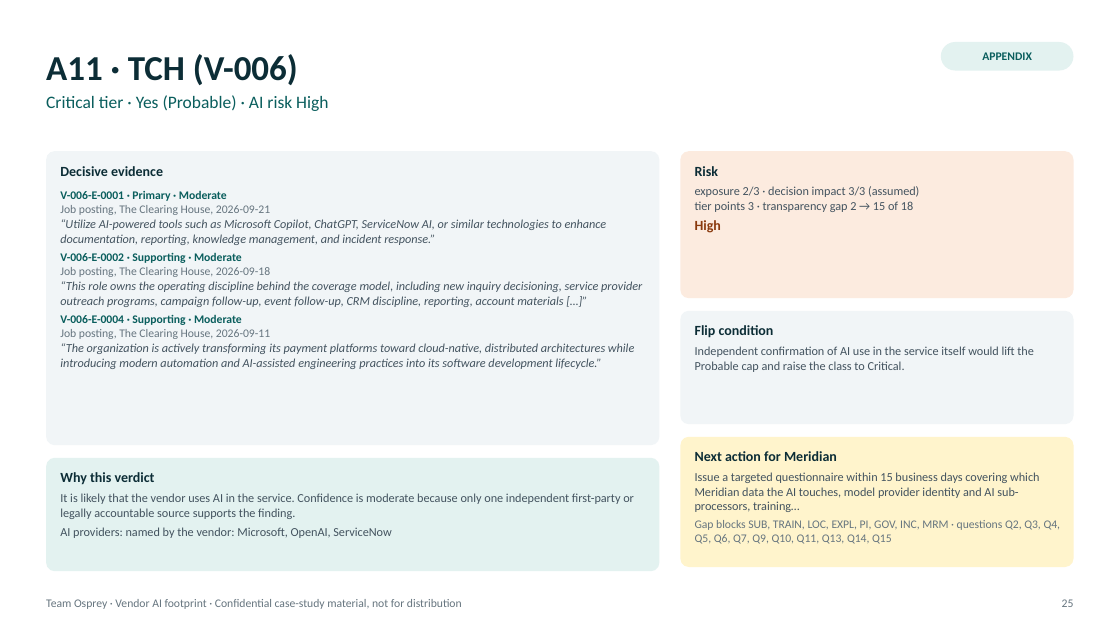
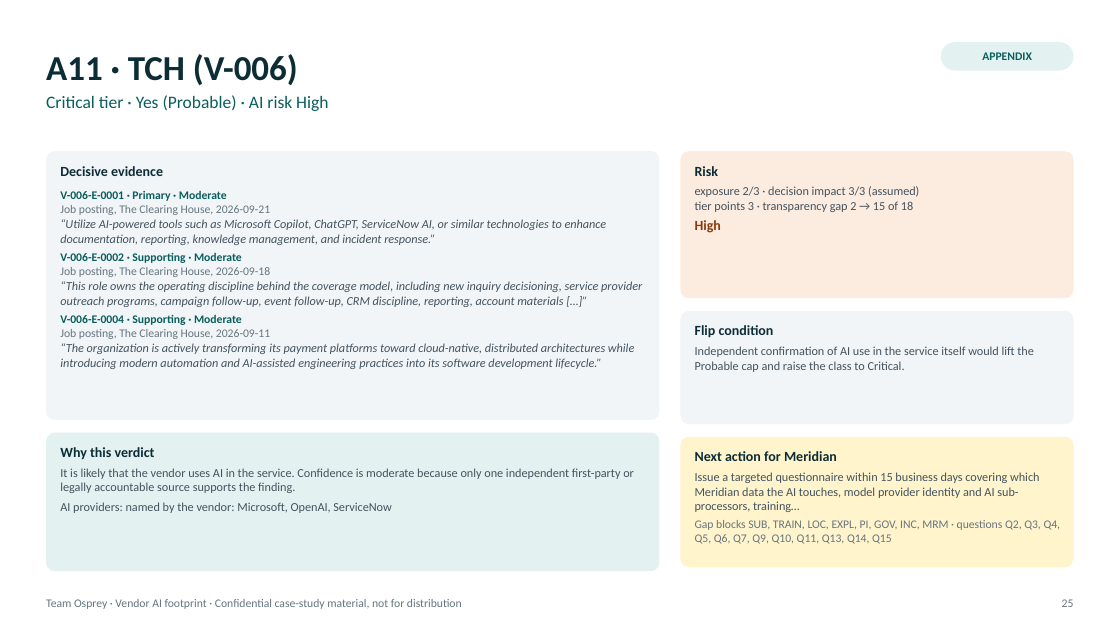
Before and after one commit to rakshit-737/vendor-ai-footprint, a slide deck: slide 25 of submission/Team_Osprey_Vendor_AI_Footprint.pptx. Drawn at 1120x630 pixels with LibreOffice and Linux fonts; fonts in the diff are those of the drawing. Boxes give left, top, right and bottom in pixels: in the first picture for what was removed or moved away, otherwise in the second. Text is boxed around its words. In the diff, an @@ line names an element or a change of style, - is before the commit and + after.

```diff
--- a/submission/Team_Osprey_Vendor_AI_Footprint.pptx
+++ b/submission/Team_Osprey_Vendor_AI_Footprint.pptx
@@ rounded rectangle "Decisive evidence": place and size @@
-rounded rectangle "Decisive evidence" at box(46, 151, 660, 445)
+rounded rectangle "Decisive evidence" at box(46, 151, 660, 420)
@@ rounded rectangle "Decisive evidence" at box(46, 151, 660, 420): proportions changed @@
@@ rounded rectangle "Why this verdict" at box(46, 433, 660, 571): proportions changed @@
@@ rounded rectangle "Why this verdict": place and size @@
-rounded rectangle "Why this verdict" at box(46, 458, 660, 571)
+rounded rectangle "Why this verdict" at box(46, 433, 660, 571)
```
Also in this commit, not shown: 12 other slides changed.
